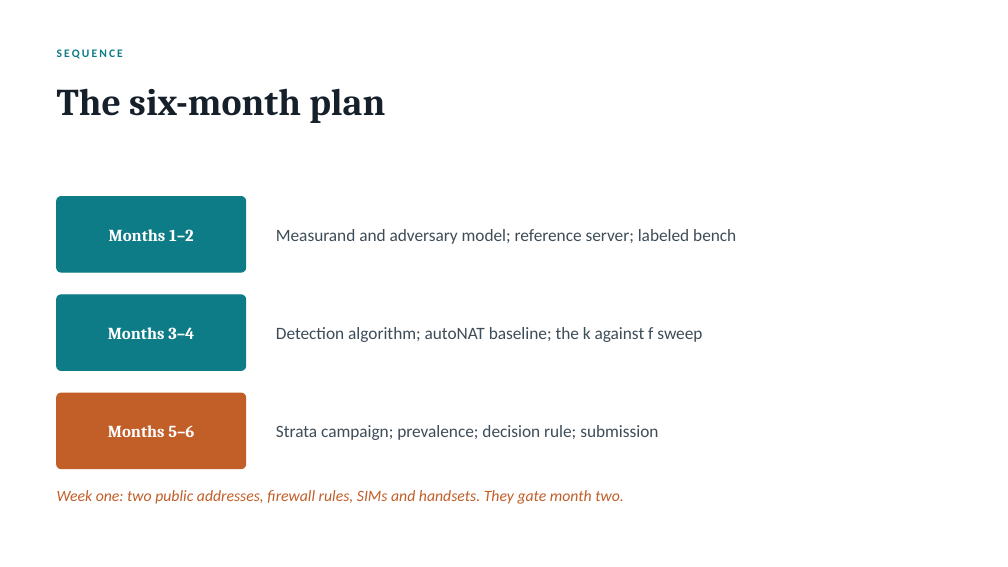
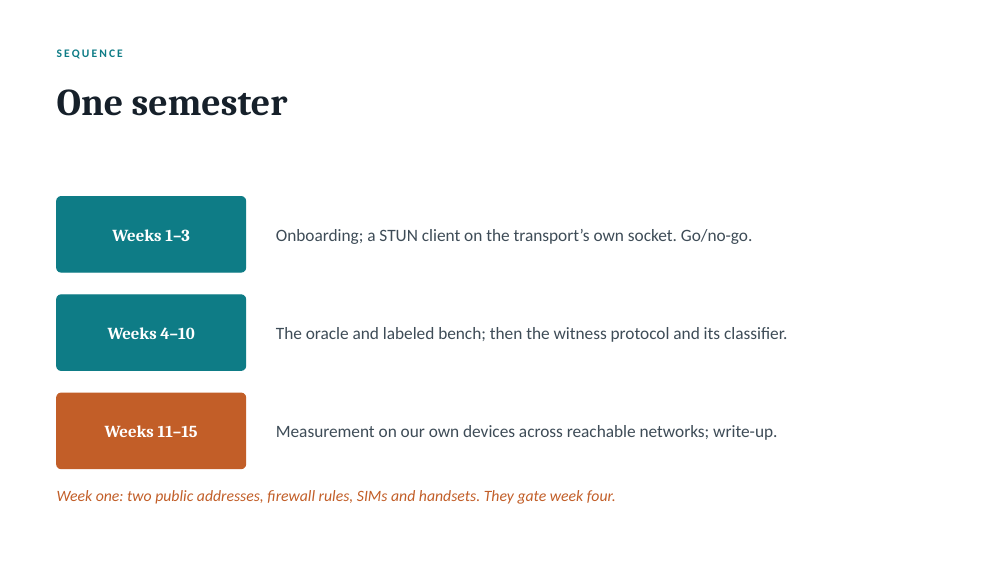
Before and after one commit to danbachar/grassroots-networking, a slide deck: slide 9 of docs/student-projects/grassroots-nat-project.pptx. Drawn at 1008x567 pixels with LibreOffice and Linux fonts; fonts in the diff are those of the drawing. Boxes give left, top, right and bottom in pixels: in the first picture for what was removed or moved away, otherwise in the second. Text is boxed around its words. In the diff, an @@ line names an element or a change of style, - is before the commit and + after.

```diff
--- a/docs/student-projects/grassroots-nat-project.pptx
+++ b/docs/student-projects/grassroots-nat-project.pptx
@@ text at (57, 89, 288, 116): text changed @@
-The six-month plan
+One semester
@@ text at (112, 229, 190, 241): text changed @@
-Months 1–2
+Weeks 1–3
@@ text at (276, 229, 753, 244): text changed @@
-Measurand and adversary model; reference server; labeled bench
+Onboarding; a STUN client on the transport’s own socket. Go/no-go.
@@ text at (108, 327, 194, 339): text changed @@
-Months 3–4
+Weeks 4–10
@@ text at (276, 327, 787, 342): text changed @@
-Detection algorithm; autoNAT baseline; the k against f sweep
+The oracle and labeled bench; then the witness protocol and its classifier.
@@ text at (105, 425, 198, 437): text changed @@
-Months 5–6
+Weeks 11–15
@@ text at (276, 425, 777, 440): text changed @@
-Strata campaign; prevalence; decision rule; submission
+Measurement on our own devices across reachable networks; write-up.
@@ text at (57, 490, 616, 504): text changed @@
-Week one: two public addresses, firewall rules, SIMs and handsets. They gate month two.
+Week one: two public addresses, firewall rules, SIMs and handsets. They gate week four.
```
Also in this commit, not shown: 1 other slide changed, 3 other files.
